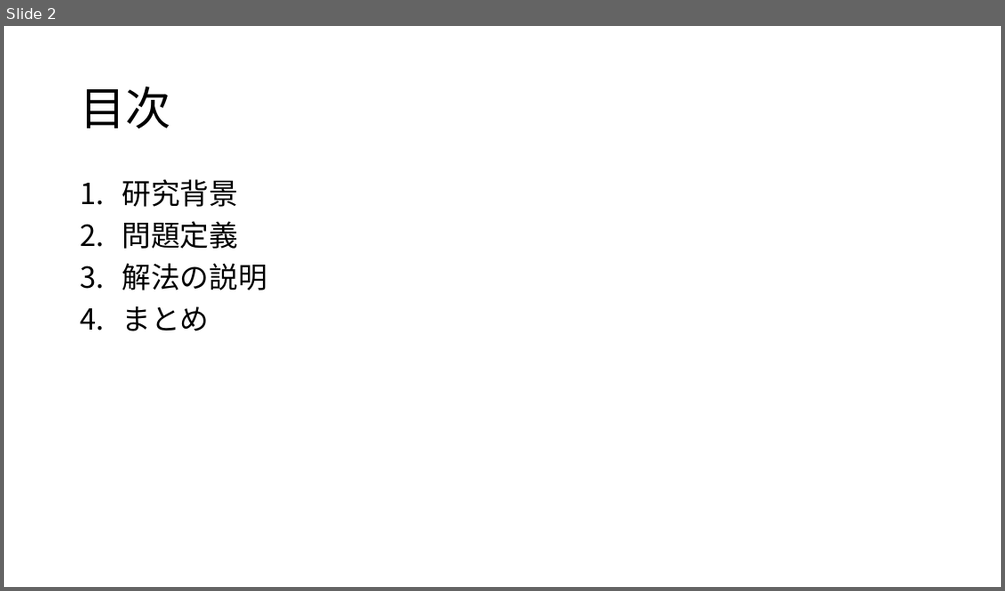
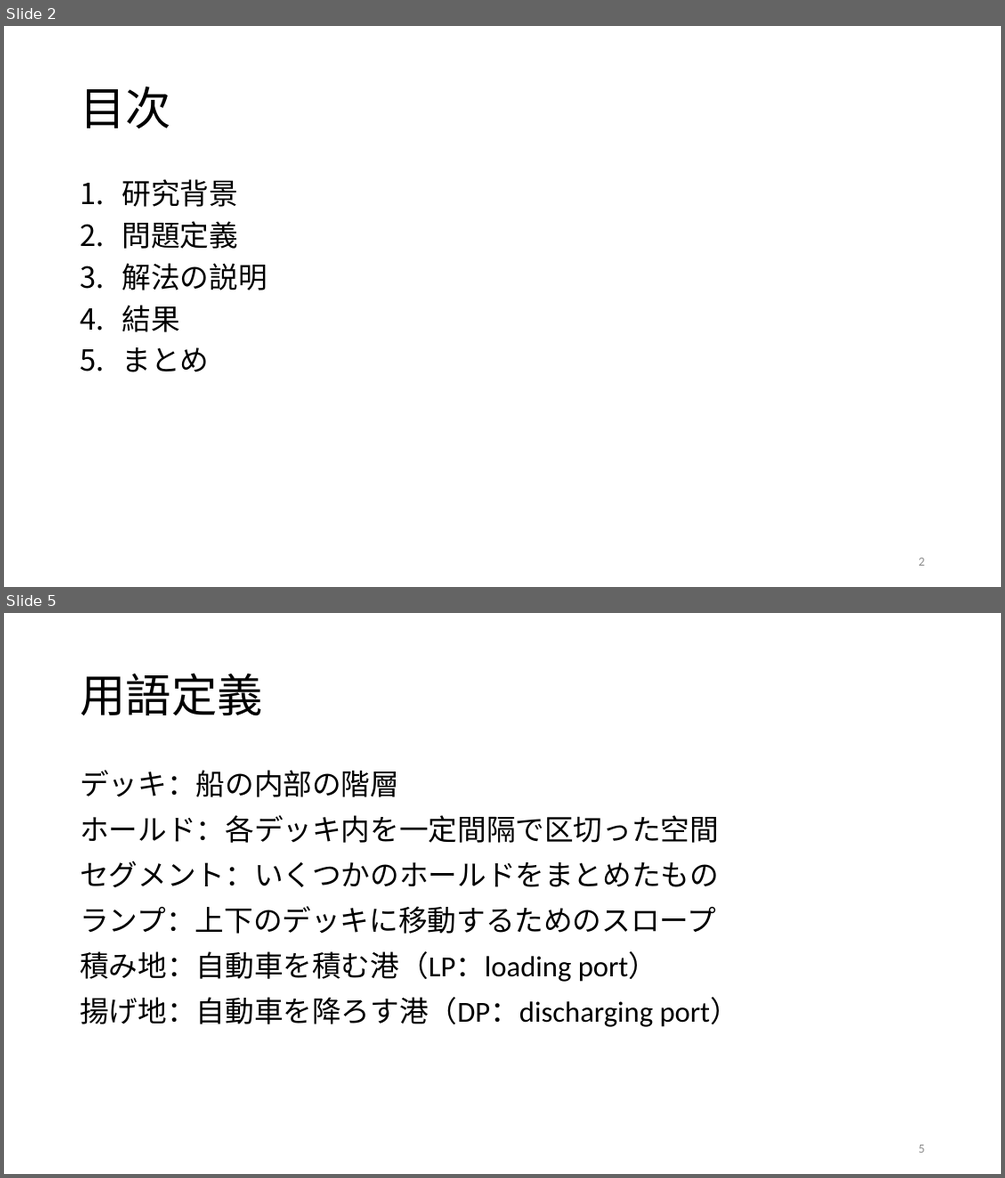
Before and after one commit to r-kurosu/kline, a slide deck: 卒論発表スライド.pptx. Shown one above the other, each under a label of ours: slide 2 before the commit, slides 2 and 5 after it; the slides between them are not shown. The pictures are 1005x591 and 1005x1178 pixels, drawn with LibreOffice and Linux fonts; fonts in the diff are those of the drawing. Boxes give left, top, right and bottom in pixels: in the first picture for what was removed or moved away, otherwise in the second. Text is boxed around its words. In the diff, an @@ line names an element or a change of style, - is before the commit and + after.

```diff
--- a/卒論発表スライド.pptx
+++ b/卒論発表スライド.pptx
@@ slide 5 added at box(4, 613, 1001, 1174), background #FFFFFF @@
@@ title added at box(80, 673, 262, 715), 44 pt, text #000000 @@
+用語定義
@@ text added at box(80, 770, 739, 1027), 28 pt, text #000000 @@
+デッキ：船の内部の階層
+ホールド：各デッキ内を一定間隔で区切った空間
+セグメント：いくつかのホールドをまとめたもの
+ランプ：上下のデッキに移動するためのスロープ
+積み地：自動車を積む港（LP：loading port）
+揚げ地：自動車を降ろす港（DP：discharging port）
@@ page number added at box(918, 1144, 924, 1152), 12 pt, text #8C8C8C @@
+5
@@ slide 2 changed as well @@
@@ text at box(122, 305, 180, 332): paragraph added @@
+4. 結果
@@ page number added at box(918, 557, 924, 565), 12 pt, text #8C8C8C @@
+2
```
Also in this commit, not shown: 1 other slide changed, 23 other slides added, 36 other files.
